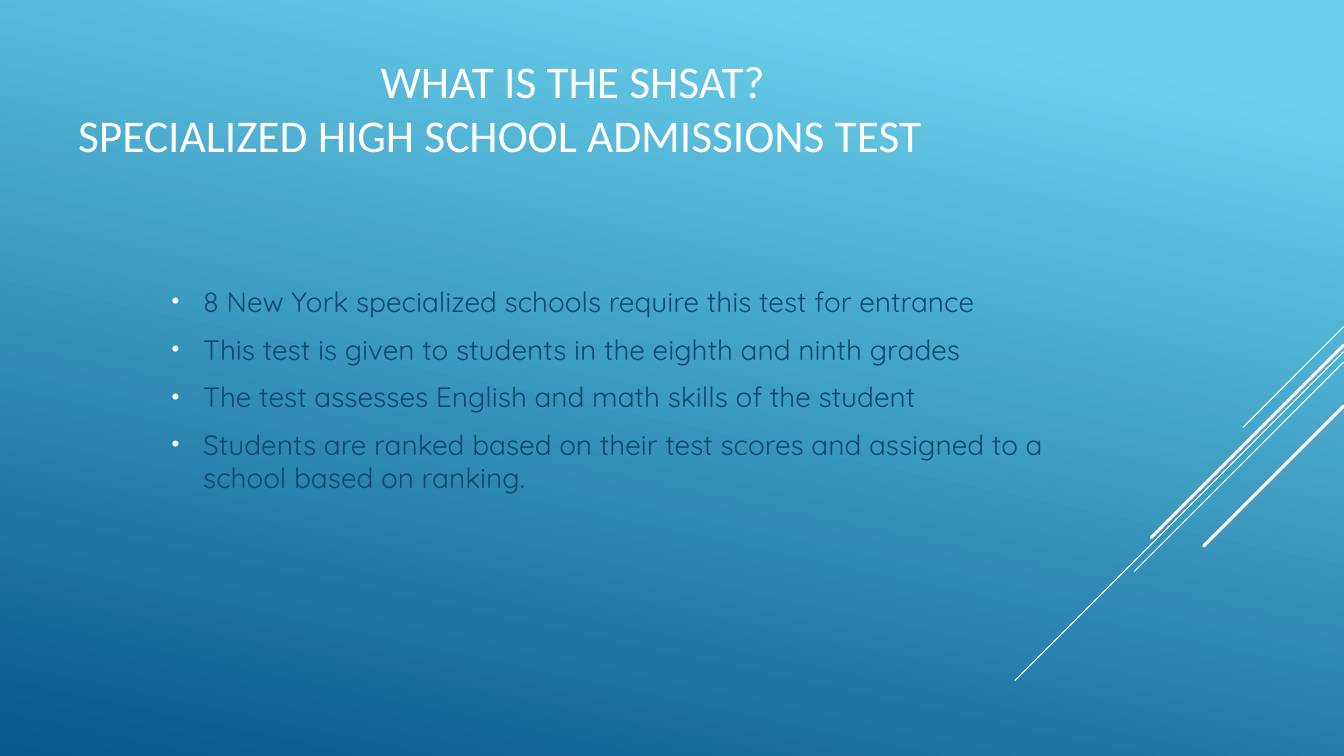
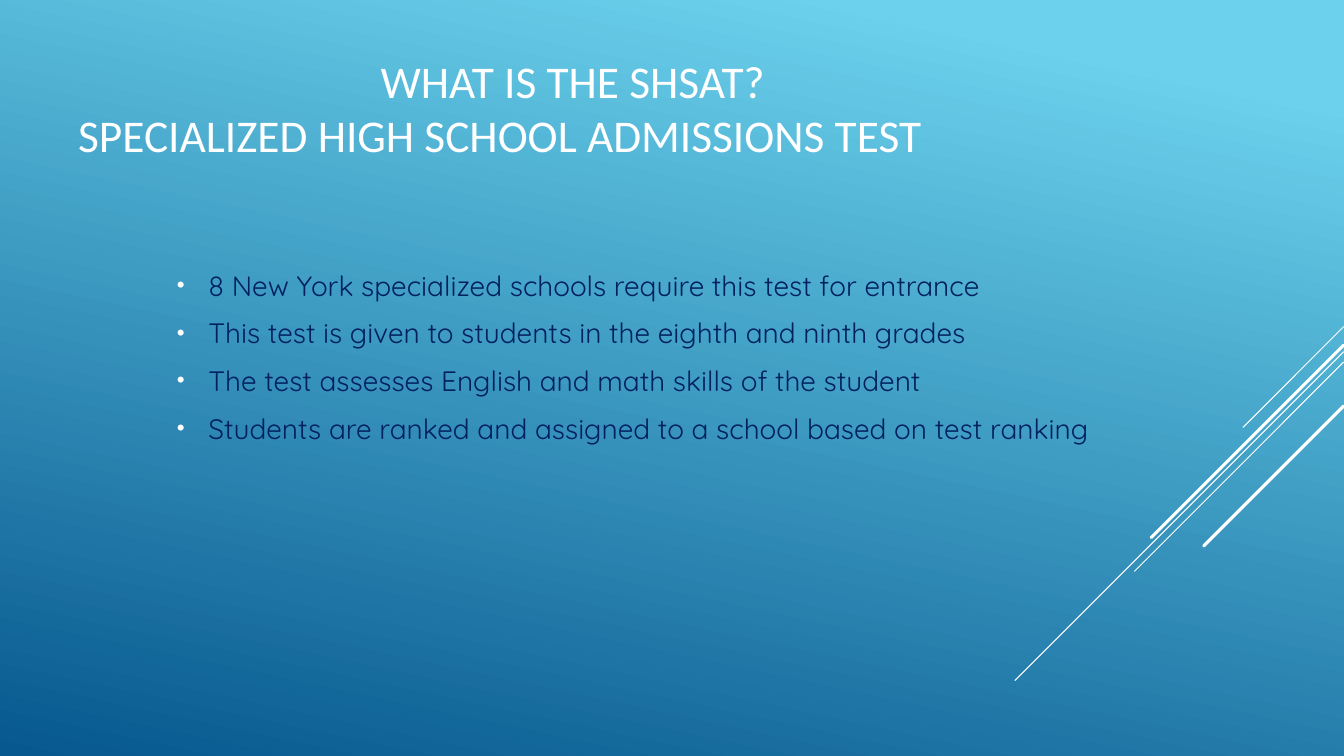
Before and after one commit to efuller11/Thinkful, a slide deck: slide 4 of New York Education System capstone.pptx. Drawn at 1344x756 pixels with LibreOffice and Linux fonts; fonts in the diff are those of the drawing. Boxes give left, top, right and bottom in pixels: in the first picture for what was removed or moved away, otherwise in the second. Text is boxed around its words. In the diff, an @@ line names an element or a change of style, - is before the commit and + after.

```diff
--- a/New York Education System capstone.pptx
+++ b/New York Education System capstone.pptx
@@ text "8 New York specialized schools ...": place and size @@
-text "8 New York specialized schools ..." at box(203, 291, 1043, 493)
+text "8 New York specialized schools ..." at box(208, 275, 1088, 445)
@@ text at box(208, 275, 980, 397): text colour #0F496F to #002060 in "8 New York specialized schools require this ...", "This test is given to students in ...", "The test assesses English and math skills ..." @@
@@ text at box(208, 418, 1088, 445): text changed; text colour #0F496F to #002060 @@
-• Students are ranked based on their test scores and assigned to a school based on ranking.
+• Students are ranked and assigned to a school based on test ranking
```
Also in this commit, not shown: 21 other slides changed, 1 slide added, 1 other file.
